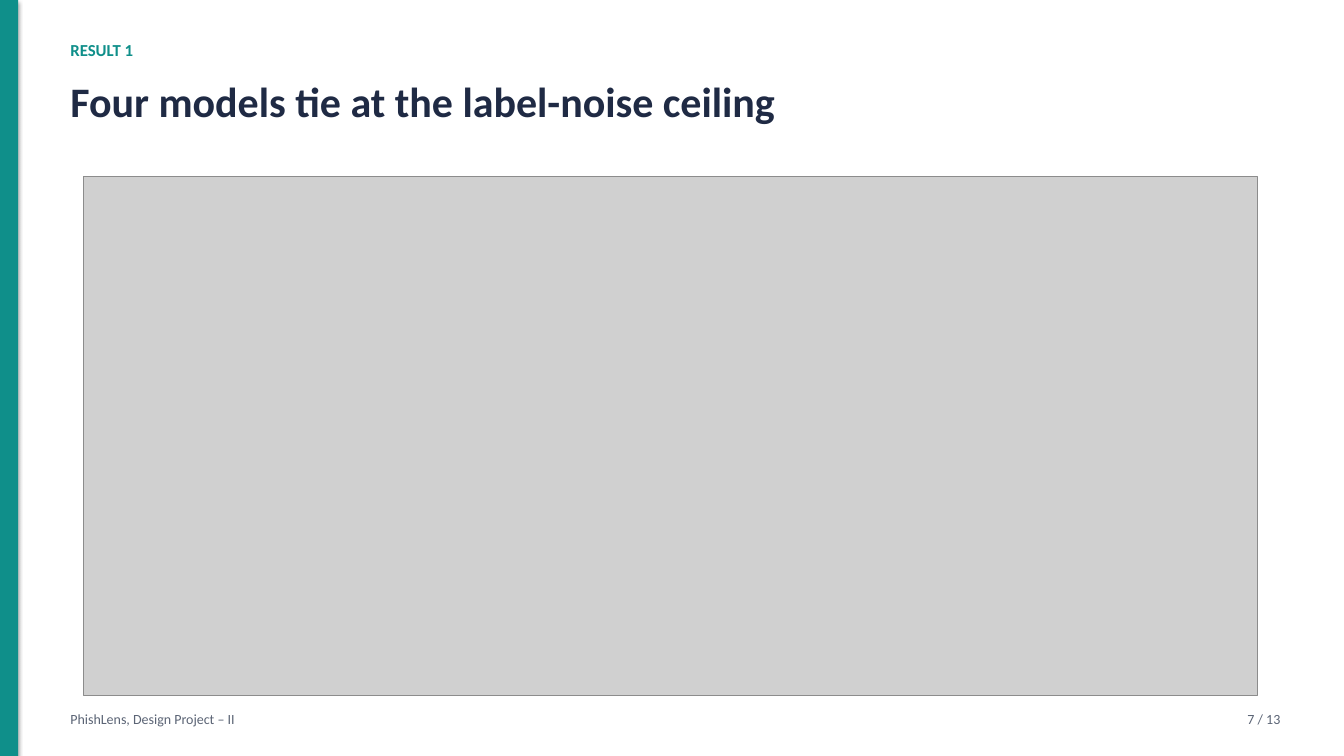
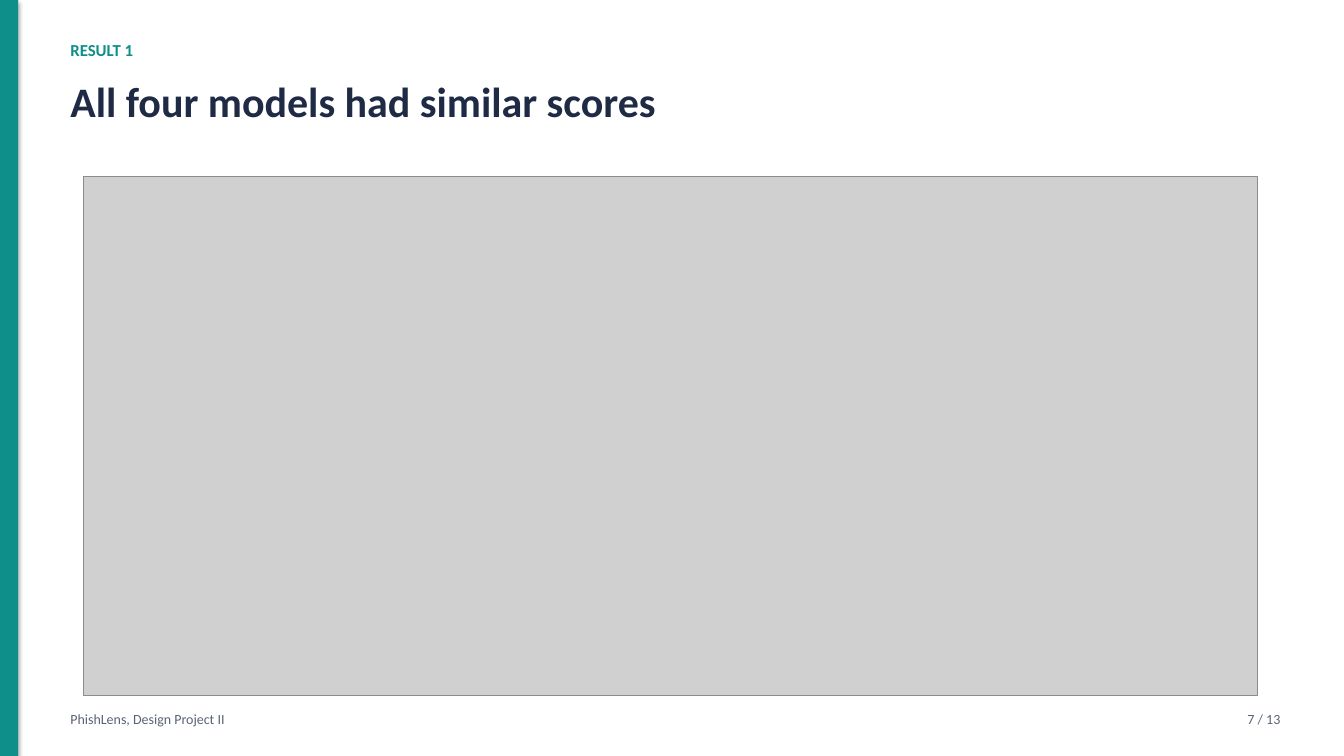
Before and after one commit to harshacreate/PhishLens, a slide deck: slide 7 of report/PhishLens_Presentation.pptx. Drawn at 1344x756 pixels with LibreOffice and Linux fonts; fonts in the diff are those of the drawing; grey boxes stand for pictures. Boxes give left, top, right and bottom in pixels: in the first picture for what was removed or moved away, otherwise in the second. Text is boxed around its words. In the diff, an @@ line names an element or a change of style, - is before the commit and + after.

```diff
--- a/report/PhishLens_Presentation.pptx
+++ b/report/PhishLens_Presentation.pptx
@@ text at [70,87,656,118]: text changed @@
-Four models tie at the label-noise ceiling
+All four models had similar scores
@@ text at [70,714,225,727]: text changed @@
-PhishLens, Design Project – II
+PhishLens, Design Project II
```
Also in this commit, not shown: 12 other slides changed, 16 other files.
